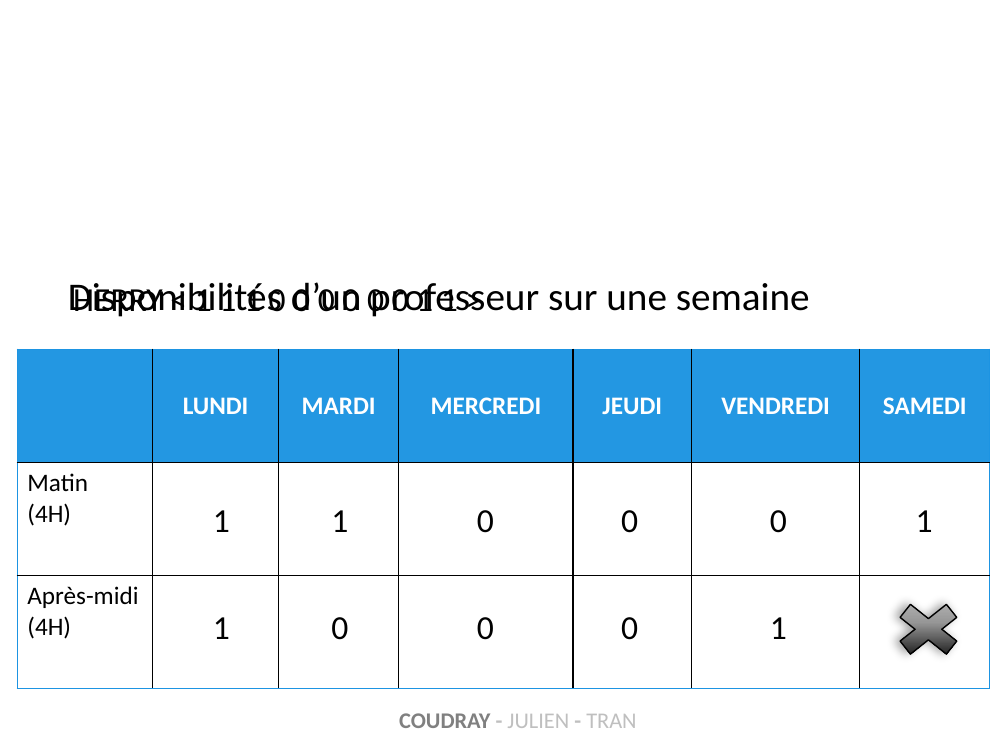
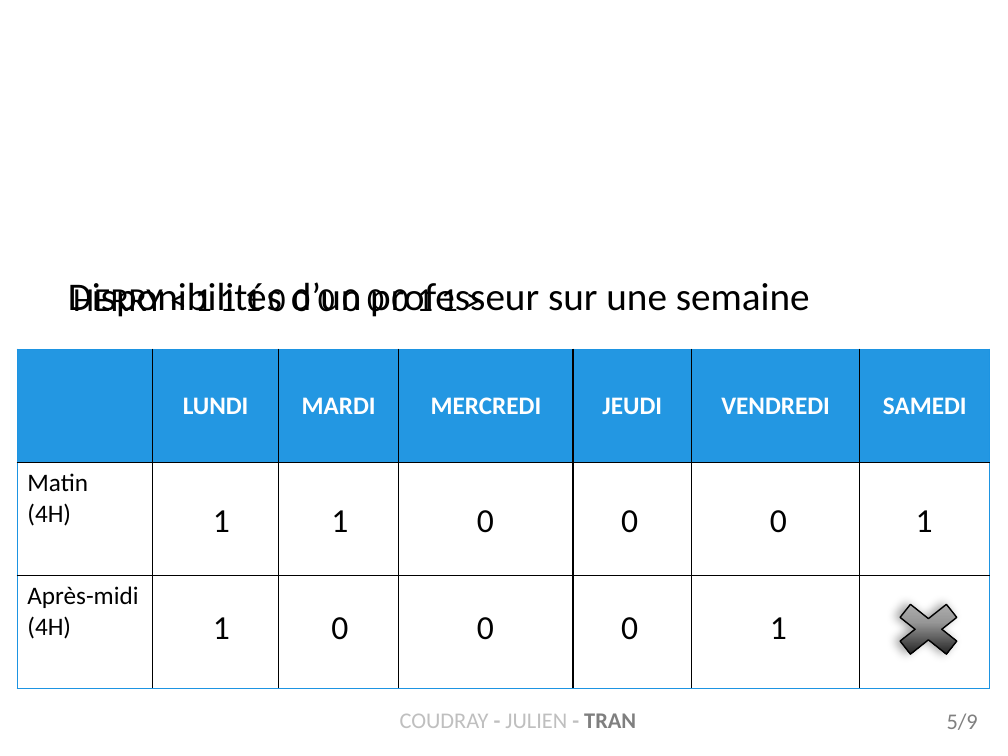
Before and after one commit to Projet-M2CT-ESME-SUDRIA/Planning-Intelligent, a slide deck: slide 5 of Soutenance_miProjet.pptx. Drawn at 1008x756 pixels with LibreOffice and Linux fonts; fonts in the diff are those of the drawing; background and template pictures are left out. Boxes give left, top, right and bottom in pixels: in the first picture for what was removed or moved away, otherwise in the second. Text is boxed around its words. In the diff, an @@ line names an element or a change of style, - is before the commit and + after.

```diff
--- a/Soutenance_miProjet.pptx
+++ b/Soutenance_miProjet.pptx
@@ text "COUDRAY - JULIEN - TRAN" at (400, 713, 636, 728): text colour #808080 to #BFBFBF, bold off in "COUDRAY"; text colour #BFBFBF to #7F7F7F, bold on in "TRAN" @@
@@ text added at (947, 713, 978, 730), 16 pt, text #808080 @@
+5/9
```
Also in this commit, not shown: 5 other slides changed, 1 slide added, 1 slide removed.
